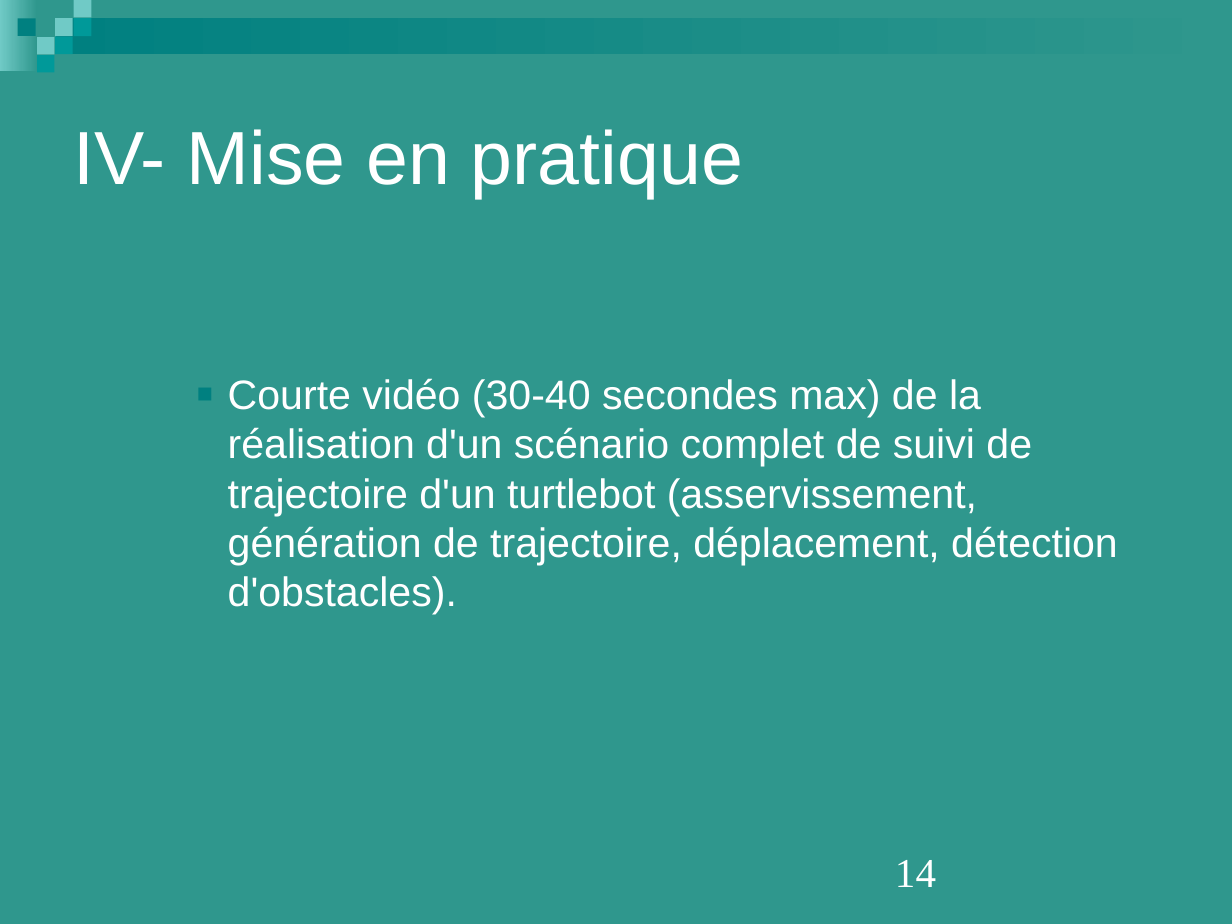
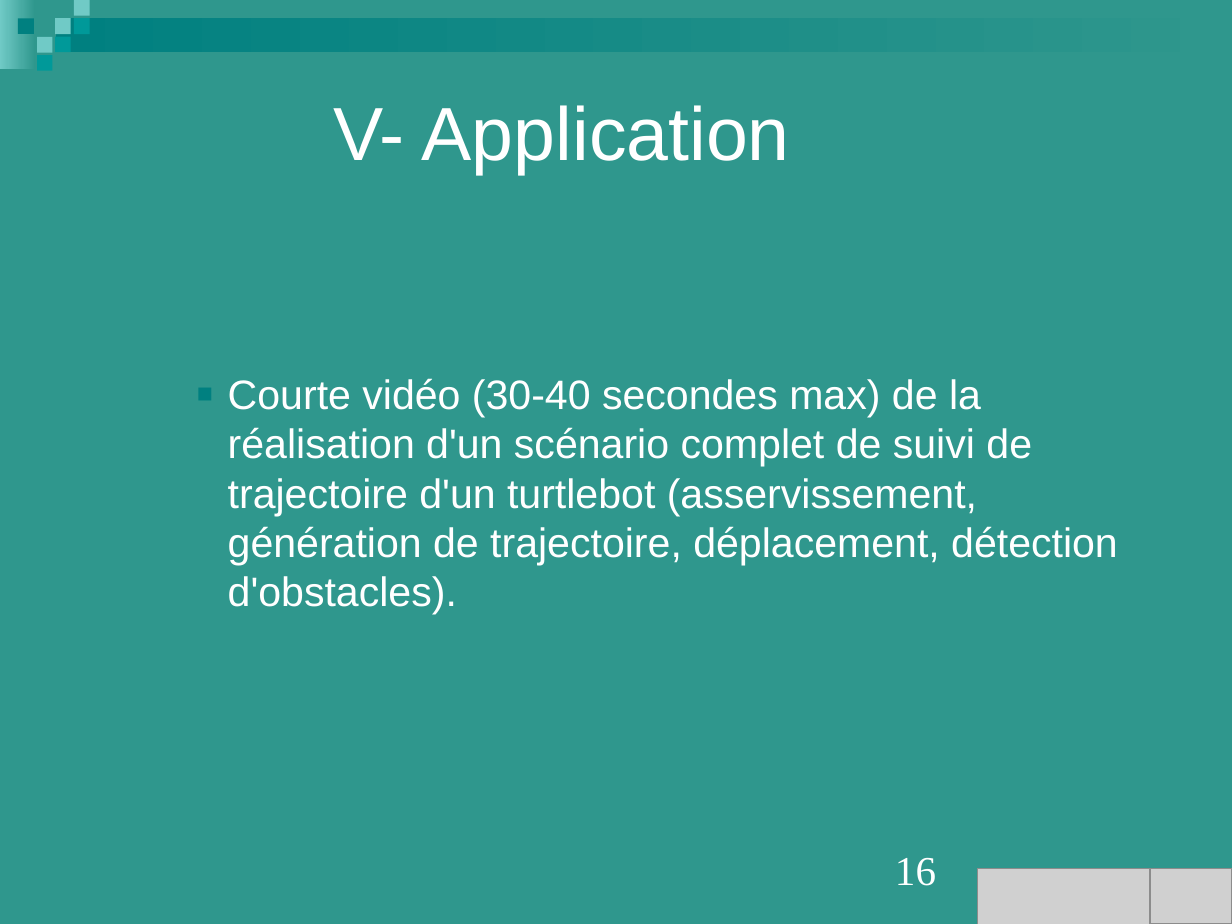
Before and after one commit to Projet-M2-TurtleBot-UPS/TurtleBot-doc, a slide deck: slide 16 of Livrables_2017-2018/Présentation.ppt (slide 14 before the commit). Drawn at 1232x924 pixels with LibreOffice and Linux fonts; fonts in the diff are those of the drawing; grey boxes stand for pictures. Boxes give left, top, right and bottom in pixels: in the first picture for what was removed or moved away, otherwise in the second. Text is boxed around its words. In the diff, an @@ line names an element or a change of style, - is before the commit and + after.

```diff
--- a/Livrables_2017-2018/Présentation.ppt
+++ b/Livrables_2017-2018/Présentation.ppt
@@ text added at <box>334,105,790,174</box>, 44 pt, text #FFFFFF @@
+V- Application
@@ title removed at <box>74,129,743,198</box> @@
-IV- Mise en pratique
@@ page number at <box>895,858,936,886</box>: text changed @@
-14
+16
@@ picture added at <box>977,869,1149,924</box> @@
@@ picture added at <box>1149,869,1232,924</box> @@
```
Also in this commit, not shown: 5 other slides changed, 11 slides added, 9 slides removed, 1 other file.
